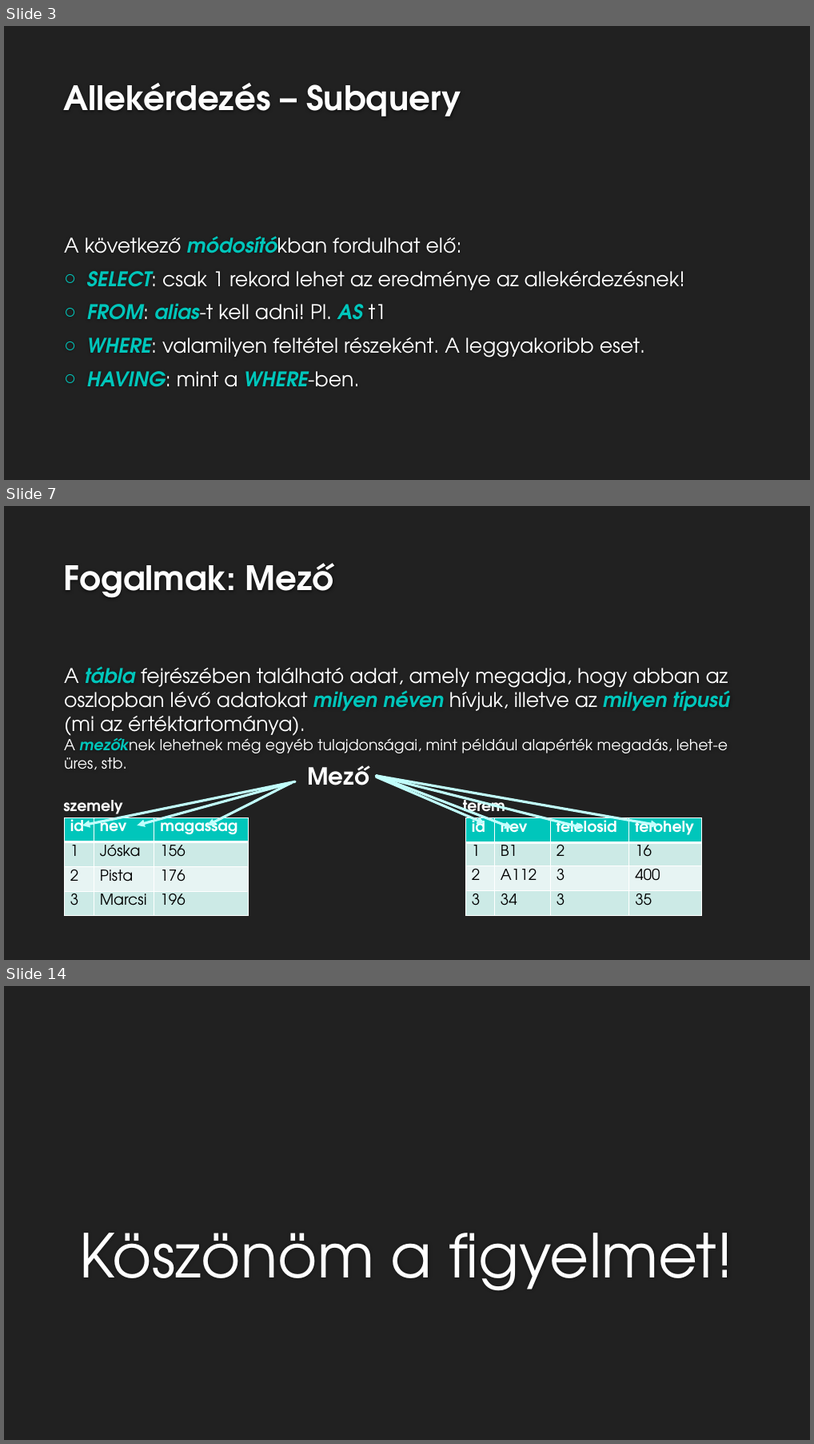
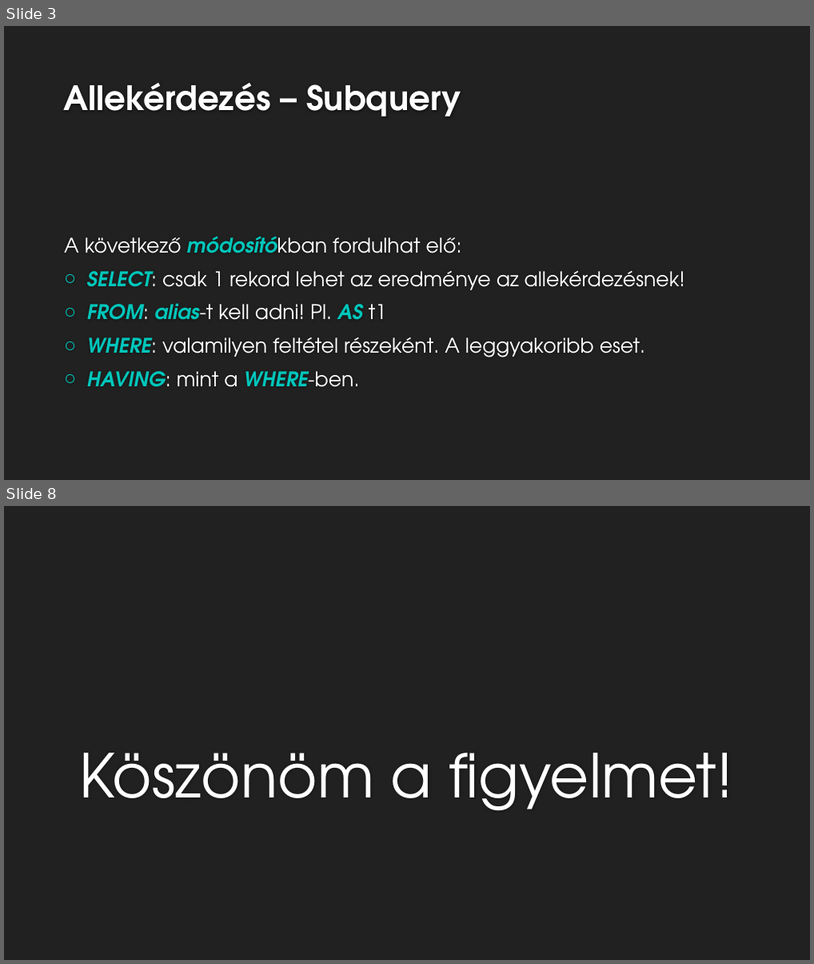
Before and after one commit to pepaSuli/sqltananyag, a slide deck: 19.lecke/AdatbázisTervezés19.pptx. Shown one above the other, each under a label of ours: slides 3, 7 and 14 before the commit, slides 3 and 8 after it; the slides between them are not shown. The pictures are 814x1444 and 814x964 pixels, drawn with LibreOffice and Linux fonts; fonts in the diff are those of the drawing; background and template pictures are left out. Boxes give left, top, right and bottom in pixels: in the first picture for what was removed or moved away, otherwise in the second. Text is boxed around its words. In the diff, an @@ line names an element or a change of style, - is before the commit and + after.

```diff
--- a/19.lecke/AdatbázisTervezés19.pptx
+++ b/19.lecke/AdatbázisTervezés19.pptx
@@ slide 7 removed at [4,506,810,960], background #212121 @@
@@ title removed at [64,563,334,598] @@
-Fogalmak: Mező
@@ text removed at [64,666,730,770] @@
-A tábla fejrészében található adat, amely megadja, hogy abban az oszlopban lévő adatokat milyen néven hívjuk, illetve az milyen típusú (mi az értéktartománya).
-A mezőknek lehetnek még egyéb tulajdonságai, mint például alapérték megadás, lehet-e üres, stb.
@@ text removed at [307,765,370,785] @@
-Mező
@@ arrow removed from (295, 781) to (82, 825) @@
@@ arrow removed from (292, 783) to (137, 825) @@
@@ arrow removed from (292, 783) to (207, 825) @@
@@ arrow removed from (377, 776) to (513, 828) @@
@@ arrow removed from (377, 777) to (485, 823) @@
@@ arrow removed from (377, 776) to (658, 825) @@
@@ arrow removed from (377, 776) to (584, 828) @@
@@ text removed at [63,800,122,816] @@
-szemely
@@ table removed at [65,817,249,916], 4 rows, 3 columns @@
-id | nev | magassag
-1 | Jóska | 156
-2 | Pista | 176
-3 | Marcsi | 196
@@ text removed at [463,795,506,817] @@
-terem
@@ table removed at [466,817,702,916], 4 rows, 4 columns @@
-id | nev | felelosid | ferohely
-1 | B1 | 2 | 16
-2 | A112 | 3 | 400
-3 | 34 | 3 | 35
@@ what was slide 14 is now slide 8 @@
```
Also in this commit, not shown: 1 slide changed, 3 slides added, 8 other slides removed.
